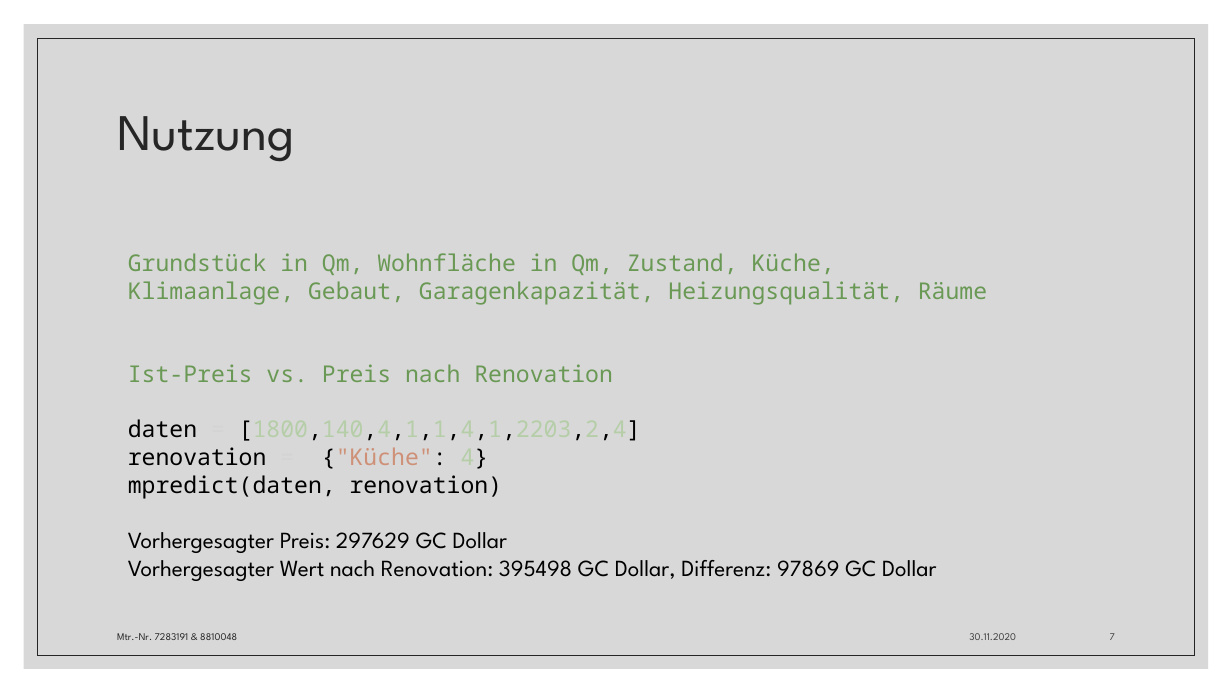
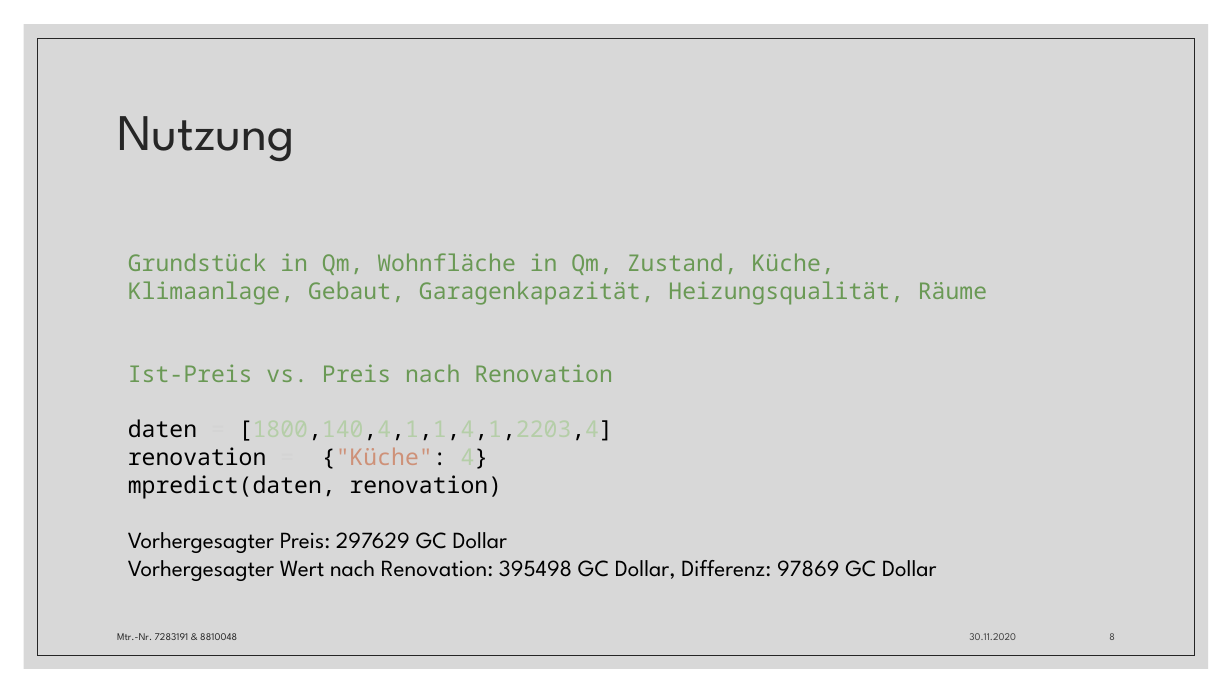
Before and after one commit to CrossField1973/DataScienceProject_01, a slide deck: slide 8 of Prognose von Immobilienpreisen.pptx (slide 7 before the commit). Drawn at 1232x693 pixels with LibreOffice and Linux fonts; fonts in the diff are those of the drawing. Boxes give left, top, right and bottom in pixels: in the first picture for what was removed or moved away, otherwise in the second. Text is boxed around its words. In the diff, an @@ line names an element or a change of style, - is before the commit and + after.

```diff
--- a/Prognose von Immobilienpreisen.pptx
+++ b/Prognose von Immobilienpreisen.pptx
@@ text at <box>128,419,613,441</box>: text changed @@
-daten = [1800,140,4,1,1,4,1,2203,2,4]
+daten = [1800,140,4,1,1,4,1,2203,4]
@@ page number at <box>1109,633,1115,640</box>: text changed @@
-7
+8
```
Also in this commit, not shown: 1 other slide changed, 2 other files.
